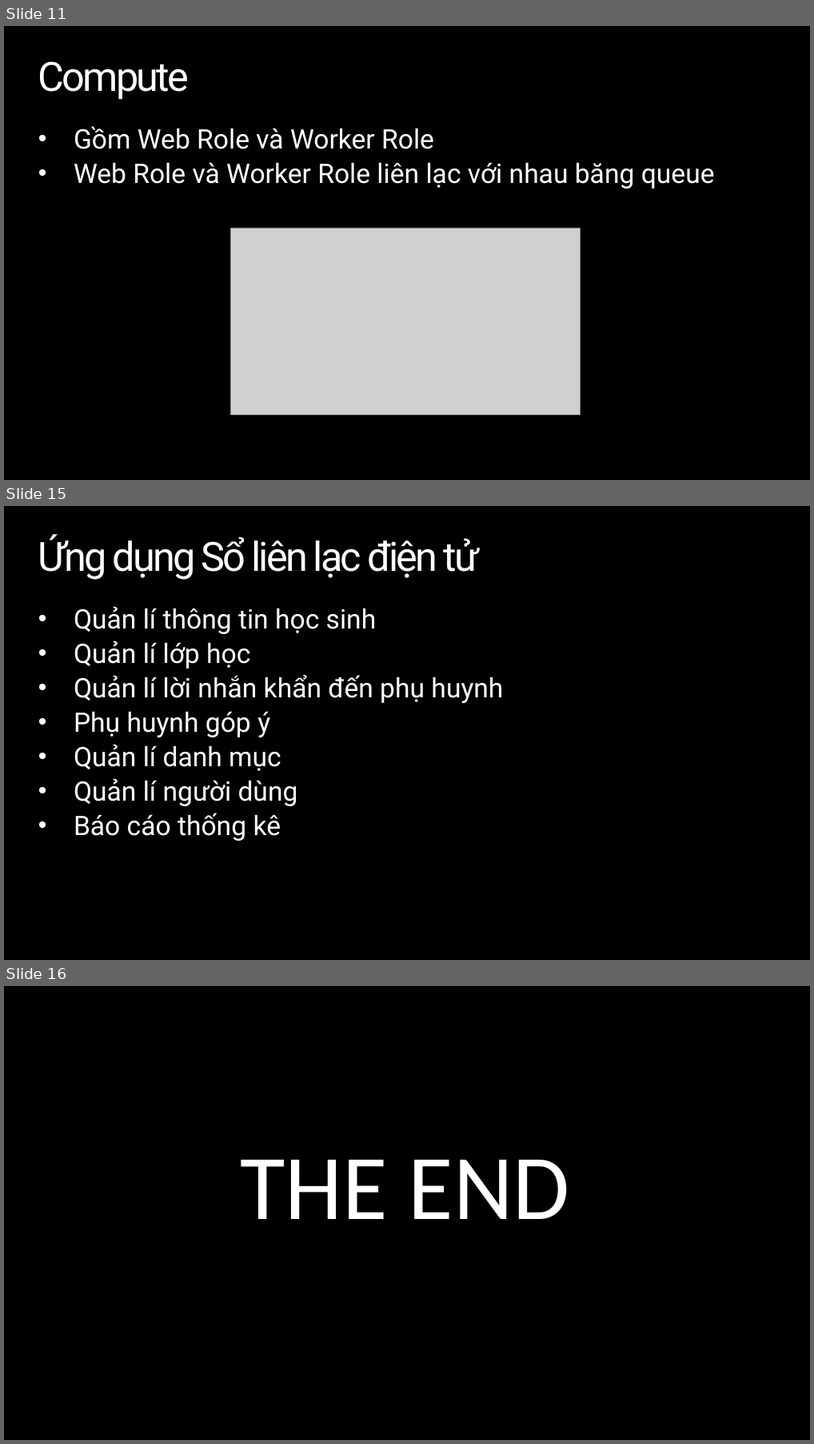
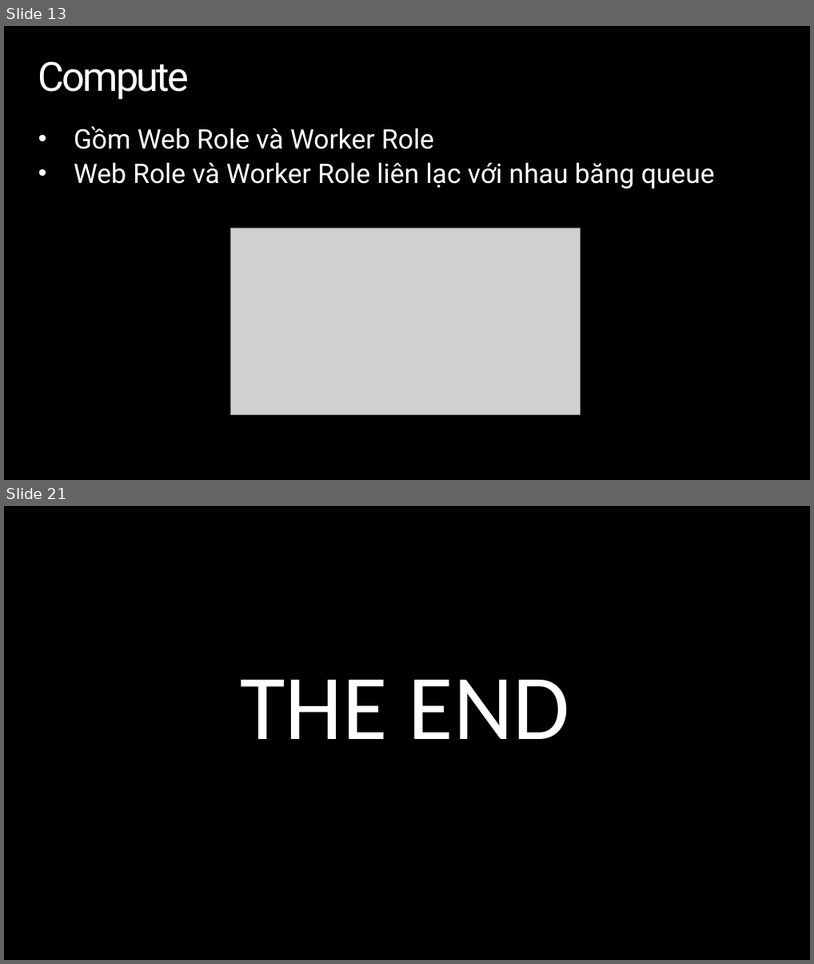
Before and after one commit to tiendv/contactbook, a slide deck: Project_Management/Báo cáo khóa luận/Presentation.pptx. Shown one above the other, each under a label of ours: slides 11, 15 and 16 before the commit, slides 13 and 21 after it; the slides between them are not shown. The pictures are 814x1444 and 814x964 pixels, drawn with LibreOffice and Linux fonts; fonts in the diff are those of the drawing; grey boxes stand for pictures; background and template pictures are left out. Boxes give left, top, right and bottom in pixels: in the first picture for what was removed or moved away, otherwise in the second. Text is boxed around its words. In the diff, an @@ line names an element or a change of style, - is before the commit and + after.

```diff
--- a/Project_Management/Báo cáo khóa luận/Presentation.pptx
+++ b/Project_Management/Báo cáo khóa luận/Presentation.pptx
@@ slide 15 removed at (4,506,810,960), background picture (left out) @@
@@ title removed at (38,534,480,580) @@
-Ứng dụng Sổ liên lạc điện tử
@@ text removed at (74,606,503,840) @@
-• Quản lí thông tin học sinh
-• Quản lí lớp học
-• Quản lí lời nhắn khẩn đến phụ huynh
-• Phụ huynh góp ý
-• Quản lí danh mục
-• Quản lí người dùng
-• Báo cáo thống kê
@@ what was slide 11 is now slide 13 @@
@@ what was slide 16 is now slide 21 @@
```
Also in this commit, not shown: 9 slides changed, 10 slides added, 4 other slides removed.
